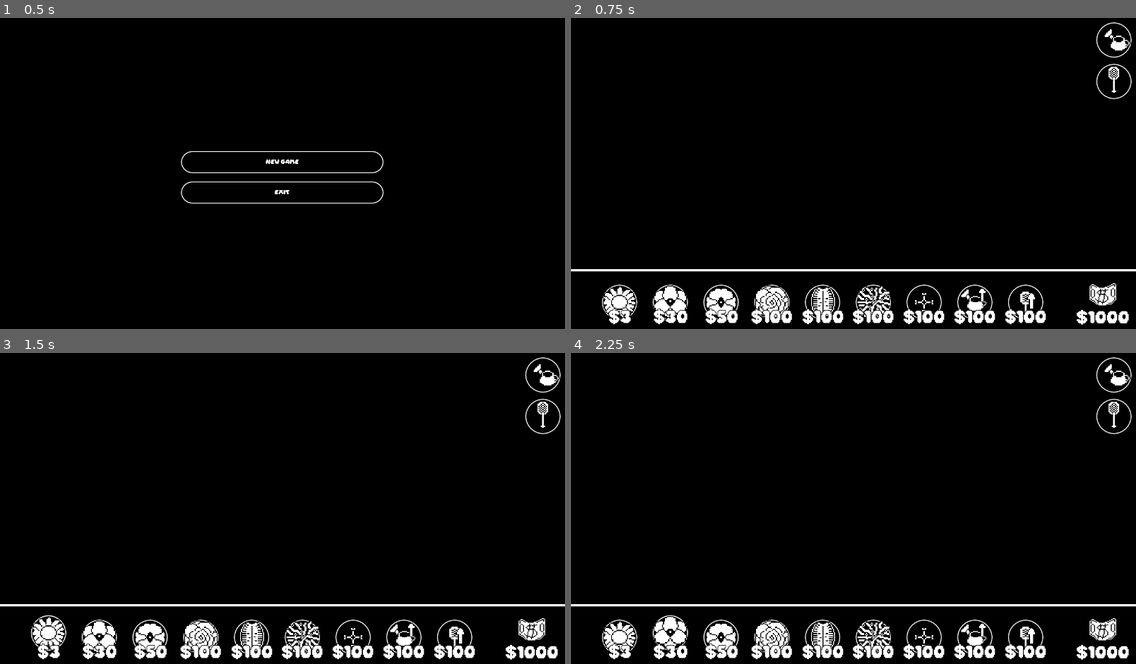
Above: before the commit, frames 1-4 (two rows, left to right).
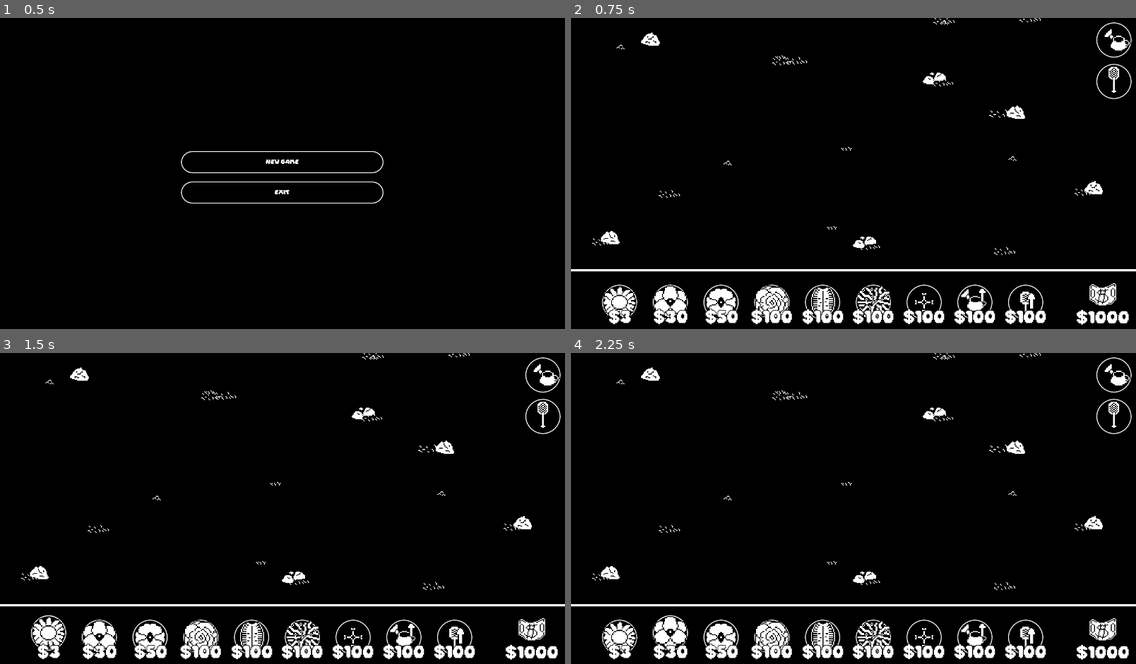
Above: after the commit, the same moments.

Repository: Dargothur/NRG_B1T
Game: Godot game, scene res://Scenes/Levels/main_menu.tscn
The game is run twice, just before and just after one commit, with the same random seed, the same clock (stepped at 60 frames per second) and the same inputs. Sound files missing from this copy of the repository are replaced by a short silence.
Inputs (mouse positions are in pixels of both pictures, inside the frame that each line leads up to):
- Up to frame 1 (0.5 s): no input
- Up to frame 2 (0.75 s): click "New Game" at 0.5 s
- Up to frame 3 (1.5 s): click (50, 636) at 1.25 s
- Up to frame 4 (2.25 s): click (672, 636) at 2 s

Frame 1 is identical in both runs. In frame 2, 0.8% of the frame differs, in the area x 3-95%, y 0-77%; in frame 3, 0.8%; in frame 4, 0.8%.

Commit message:
Added tails to the scene

Diff:
--- /dev/null
+++ b/Assets/Objects/Decals/Bumps.tscn
@@ -0,0 +1,8 @@
+[gd_scene load_steps=2 format=3 uid="uid://c2qn1eq6o0a2c"]
+
+[ext_resource type="Texture2D" uid="uid://cx3kwdy702o60" path="res://Assets/Images/Decals/Bumps.png" id="1_q1fcc"]
+
+[node name="Bumps" type="Sprite2D"]
+texture_filter = 1
+scale = Vector2(2, 2)
+texture = ExtResource("1_q1fcc")
--- /dev/null
+++ b/Assets/Objects/Decals/Dirt-Grass.tscn
@@ -0,0 +1,8 @@
+[gd_scene load_steps=2 format=3 uid="uid://ca6n6ypgd6mm"]
+
+[ext_resource type="Texture2D" uid="uid://c34i6jf0apkxt" path="res://Assets/Images/Decals/Dirt-Grass.png" id="1_ox2oh"]
+
+[node name="Rock3" type="Sprite2D"]
+texture_filter = 1
+scale = Vector2(2, 2)
+texture = ExtResource("1_ox2oh")
--- /dev/null
+++ b/Assets/Objects/Decals/Rock1.tscn
@@ -0,0 +1,8 @@
+[gd_scene load_steps=2 format=3 uid="uid://w3imkpopos3t"]
+
+[ext_resource type="Texture2D" uid="uid://c3bf5a5wfrodb" path="res://Assets/Images/Decals/Rock1.png" id="1_hp5nk"]
+
+[node name="Rock1" type="Sprite2D"]
+texture_filter = 1
+scale = Vector2(2, 2)
+texture = ExtResource("1_hp5nk")
--- /dev/null
+++ b/Assets/Objects/Decals/Rock2.tscn
@@ -0,0 +1,8 @@
+[gd_scene load_steps=2 format=3 uid="uid://c3p0q6144r0mb"]
+
+[ext_resource type="Texture2D" uid="uid://blui631e1ia12" path="res://Assets/Images/Decals/Rock2.png" id="1_lhekr"]
+
+[node name="Rock2" type="Sprite2D"]
+texture_filter = 1
+scale = Vector2(2, 2)
+texture = ExtResource("1_lhekr")
--- /dev/null
+++ b/Assets/Objects/Decals/Rock3.tscn
@@ -0,0 +1,8 @@
+[gd_scene load_steps=2 format=3 uid="uid://e2nwh6osj4tq"]
+
+[ext_resource type="Texture2D" uid="uid://c34i6jf0apkxt" path="res://Assets/Images/Decals/Dirt-Grass.png" id="1_ubmxv"]
+
+[node name="Dirt-Grass" type="Sprite2D"]
+texture_filter = 1
+scale = Vector2(2, 2)
+texture = ExtResource("1_ubmxv")
--- /dev/null
+++ b/Assets/Objects/Decals/Weird-Patch.tscn
@@ -0,0 +1,8 @@
+[gd_scene load_steps=2 format=3 uid="uid://bcqc8dg2jds66"]
+
+[ext_resource type="Texture2D" uid="uid://dt28hb4vn2cjt" path="res://Assets/Images/Decals/Weird-Sticks.png" id="1_7kjk6"]
+
+[node name="Weird-Sticks" type="Sprite2D"]
+texture_filter = 1
+scale = Vector2(2, 2)
+texture = ExtResource("1_7kjk6")
--- /dev/null
+++ b/Assets/Objects/Decals/Weird-Sticks.tscn
@@ -0,0 +1,8 @@
+[gd_scene load_steps=2 format=3 uid="uid://ys1eunbav72q"]
+
+[ext_resource type="Texture2D" uid="uid://0wu28bkbik4d" path="res://Assets/Images/Decals/Rock3.png" id="1_galiy"]
+
+[node name="Rock3" type="Sprite2D"]
+texture_filter = 1
+scale = Vector2(2, 2)
+texture = ExtResource("1_galiy")
--- /dev/null
+++ b/Assets/Objects/Decals/details.tscn
@@ -0,0 +1,97 @@
+[gd_scene load_steps=8 format=3 uid="uid://bd8gkrjcg1vos"]
+
+[ext_resource type="PackedScene" uid="uid://c2qn1eq6o0a2c" path="res://Assets/Objects/Decals/Bumps.tscn" id="1_w4ewh"]
+[ext_resource type="PackedScene" uid="uid://ca6n6ypgd6mm" path="res://Assets/Objects/Decals/Dirt-Grass.tscn" id="2_acf8d"]
+[ext_resource type="PackedScene" uid="uid://w3imkpopos3t" path="res://Assets/Objects/Decals/Rock1.tscn" id="3_uo7ej"]
+[ext_resource type="PackedScene" uid="uid://c3p0q6144r0mb" path="res://Assets/Objects/Decals/Rock2.tscn" id="4_t6so6"]
+[ext_resource type="PackedScene" uid="uid://e2nwh6osj4tq" path="res://Assets/Objects/Decals/Rock3.tscn" id="5_ta40m"]
+[ext_resource type="PackedScene" uid="uid://bcqc8dg2jds66" path="res://Assets/Objects/Decals/Weird-Patch.tscn" id="6_vwoif"]
+[ext_resource type="PackedScene" uid="uid://ys1eunbav72q" path="res://Assets/Objects/Decals/Weird-Sticks.tscn" id="7_f634i"]
+
+[node name="Details" type="Node2D"]
+
+[node name="Bumps" parent="." instance=ExtResource("1_w4ewh")]
+position = Vector2(126, 207)
+
+[node name="Rock3" parent="." instance=ExtResource("2_acf8d")]
+position = Vector2(1051, 142)
+
+[node name="Rock12" parent="." instance=ExtResource("2_acf8d")]
+position = Vector2(83, 648)
+
+[node name="Rock1" parent="." instance=ExtResource("3_uo7ej")]
+position = Vector2(101, 637)
+
+[node name="Rock2" parent="." instance=ExtResource("4_t6so6")]
+position = Vector2(196, 189)
+
+[node name="Dirt-Grass" parent="." instance=ExtResource("5_ta40m")]
+position = Vector2(993, 670)
+
+[node name="Weird-Sticks" parent="." instance=ExtResource("6_vwoif")]
+position = Vector2(609, 614)
+
+[node name="Rock11" parent="." instance=ExtResource("2_acf8d")]
+position = Vector2(687, 658)
+
+[node name="Rock4" parent="." instance=ExtResource("7_f634i")]
+position = Vector2(680, 642)
+
+[node name="Bumps2" parent="." instance=ExtResource("1_w4ewh")]
+position = Vector2(1014, 460)
+
+[node name="Bumps3" parent="." instance=ExtResource("1_w4ewh")]
+position = Vector2(369, 470)
+
+[node name="Rock5" parent="." instance=ExtResource("4_t6so6")]
+position = Vector2(73, 47)
+
+[node name="Weird-Sticks2" parent="." instance=ExtResource("6_vwoif")]
+position = Vector2(642.5, 435)
+scale = Vector2(2.21875, 1.875)
+
+[node name="Rock10" parent="." instance=ExtResource("2_acf8d")]
+position = Vector2(1176, 535)
+
+[node name="Rock6" parent="." instance=ExtResource("4_t6so6")]
+position = Vector2(1200, 526)
+
+[node name="Rock7" parent="." instance=ExtResource("2_acf8d")]
+position = Vector2(234, 540)
+
+[node name="Rock8" parent="." instance=ExtResource("2_acf8d")]
+position = Vector2(491, 239)
+
+[node name="Bumps4" parent="." instance=ExtResource("1_w4ewh")]
+position = Vector2(859, 151)
+
+[node name="Rock9" parent="." instance=ExtResource("2_acf8d")]
+position = Vector2(301, 96)
+
+[node name="Bumps5" parent="." instance=ExtResource("1_w4ewh")]
+position = Vector2(48, 55)
+
+[node name="Weird-Sticks3" parent="." instance=ExtResource("6_vwoif")]
+position = Vector2(492, 227)
+
+[node name="Weird-Sticks4" parent="." instance=ExtResource("6_vwoif")]
+position = Vector2(296, 108)
+
+[node name="Rock13" parent="." instance=ExtResource("2_acf8d")]
+position = Vector2(856, 147)
+
+[node name="Rock15" parent="." instance=ExtResource("3_uo7ej")]
+position = Vector2(1020, 353)
+
+[node name="Rock14" parent="." instance=ExtResource("2_acf8d")]
+position = Vector2(988.5, 358)
+scale = Vector2(2.59375, 2)
+
+[node name="Rock16" parent="." instance=ExtResource("2_acf8d")]
+position = Vector2(522, 238)
+
+[node name="Rock18" parent="." instance=ExtResource("7_f634i")]
+position = Vector2(838, 270)
+
+[node name="Rock17" parent="." instance=ExtResource("2_acf8d")]
+position = Vector2(853, 287)
--- a/Scenes/Levels/game_level.tscn
+++ b/Scenes/Levels/game_level.tscn
@@ -19,6 +19,7 @@
 [ext_resource type="AudioStream" uid="uid://bndkosv1voeem" path="res://Assets/Sound Effects/Planting.mp3" id="15_gmuxe"]
 [ext_resource type="Script" uid="uid://wxjplsga3vxt" path="res://Assets/Scripts/btn_bug_killer.gd" id="15_svdjn"]
 [ext_resource type="AudioStream" uid="uid://brsph1qv6xr7x" path="res://Assets/Sound Effects/Place_Sprinkler.mp3" id="16_680e6"]
+[ext_resource type="PackedScene" uid="uid://bd8gkrjcg1vos" path="res://Assets/Objects/Decals/details.tscn" id="17_itldg"]
 [ext_resource type="Texture2D" uid="uid://ca6kky6b40h46" path="res://Assets/Images/Fly Swatter/Fly Swatter Icn.png" id="18_gmuxe"]
 
 [sub_resource type="StyleBoxFlat" id="StyleBoxFlat_k18i5"]
@@ -376,6 +377,9 @@
 
 [node name="sprinkler_audio" type="AudioStreamPlayer2D" parent="Garden"]
 stream = ExtResource("16_680e6")
+
+[node name="Details" parent="Garden" instance=ExtResource("17_itldg")]
+position = Vector2(-13, -140)
 
 [node name="Toolbox" type="VBoxContainer" parent="."]
 offset_left = 1180.0
Not shown: 1 places in Scenes/Levels/game_level.tscn that only renumber resources
Not shown: 1 places in Scenes/Levels/main_menu.tscn that only renumber resources
